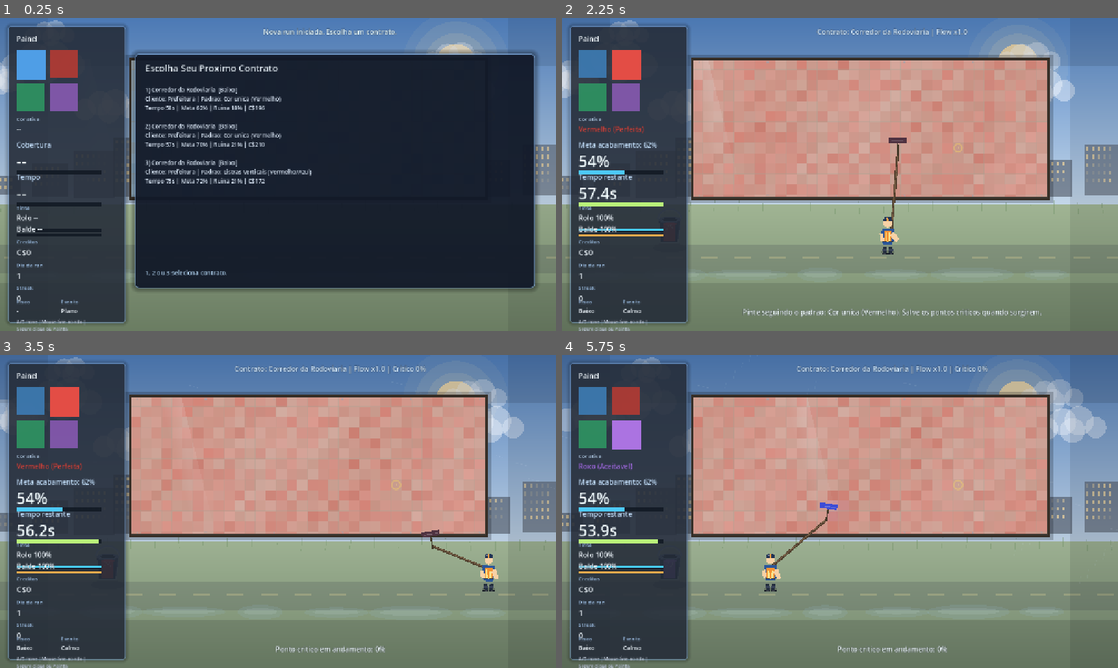
Above: before the commit, frames 1-4 (two rows, left to right).
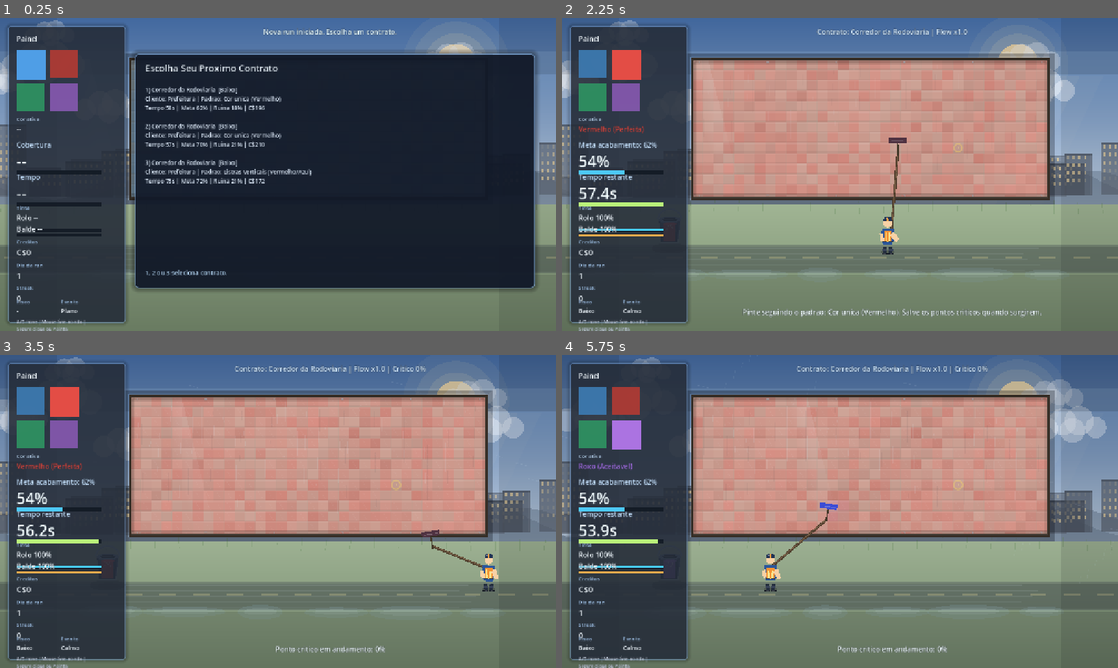
Above: after the commit, the same moments.

Repository: febiscaro/jogo
Game: Godot game, scene res://scenes/main.tscn
Two runs of this game, one before a commit and one after it. Both use one fixed random seed, a clock stepped at 60 frames per second and the inputs below.
Inputs (mouse positions are in pixels of both pictures, inside the frame that each line leads up to):
- Up to frame 1 (0.25 s): no input
- Up to frame 2 (2.25 s): tap Enter at 0.5, 1.35, 2 s; move the mouse to (962, 158) at 0.52 s; hold Right (ui_right) 0.53-1.28 s; tap R at 0.6 s; click (962, 158) at 0.67 s; tap Space at 0.77, 1.25, 1.52 s; move the mouse to (728, 190) at 1.27 s; hold Left (ui_left) 1.28-2.03 s; move the mouse to (895, 105) at 2.02 s; hold Right (ui_right) from 2.03 s (still down); tap 1 at 2.1 s
- Up to frame 3 (3.5 s): keep holding Right (ui_right); move the mouse to (250, 574) at 2.77 s; tap 2 at 2.85 s; click (250, 574) at 2.92 s; tap Space at 3.02 s
- Up to frame 4 (5.75 s): move the mouse to (1006, 558) at 3.52 s; release Right (ui_right) at 3.53 s; hold Left (ui_left) from 3.53 s (still down); tap 3 at 3.6 s; tap Space at 3.77, 4.52 s; move the mouse to (673, 464) at 4.27 s; tap 4 at 4.35 s; move the mouse to (867, 511) at 5.02 s; hold E from 5.03 s (still down); click (867, 511) at 5.17 s

The runs differ from the first frame. In frame 1, 1.8% of the frame differs, in the area x 0-100%, y 0-82%; in frame 2, 11%; in frame 3, 11%; in frame 4, 11%, in the area x 0-100%, y 0-85%.

Commit message:
Polimento visual realista em ambiente, muro e materiais

Diff:
--- a/scripts/bucket.gd
+++ b/scripts/bucket.gd
@@ -48,7 +48,8 @@
 	var w = bucket_size.x
 	var h = bucket_size.y
 
-	_draw_soft_ellipse(Vector2(0.0, h * 0.56), Vector2(w * 0.62, h * 0.16), Color(0.0, 0.0, 0.0, 0.20), 30)
+	_draw_soft_ellipse(Vector2(0.0, h * 0.58), Vector2(w * 0.66, h * 0.18), Color(0.0, 0.0, 0.0, 0.26), 34)
+	_draw_soft_ellipse(Vector2(2.0, h * 0.60), Vector2(w * 0.42, h * 0.10), Color(0.0, 0.0, 0.0, 0.12), 28)
 
 	var body_poly = PackedVector2Array(
 		[
@@ -59,10 +60,47 @@
 		]
 	)
 	draw_polygon(body_poly, PackedColorArray([body_top_color, body_top_color, body_bottom_color, body_bottom_color]))
+	draw_polygon(
+		PackedVector2Array(
+			[
+				Vector2(-w * 0.33, -h * 0.30),
+				Vector2(-w * 0.06, -h * 0.30),
+				Vector2(-w * 0.08, h * 0.36),
+				Vector2(-w * 0.28, h * 0.36),
+			]
+		),
+		PackedColorArray(
+			[
+				Color(1.0, 1.0, 1.0, 0.10),
+				Color(1.0, 1.0, 1.0, 0.18),
+				Color(1.0, 1.0, 1.0, 0.06),
+				Color(1.0, 1.0, 1.0, 0.03),
+			]
+		)
+	)
+	draw_polygon(
+		PackedVector2Array(
+			[
+				Vector2(w * 0.08, -h * 0.26),
+				Vector2(w * 0.30, -h * 0.24),
+				Vector2(w * 0.24, h * 0.38),
+				Vector2(w * 0.04, h * 0.38),
+			]
+		),
+		PackedColorArray(
+			[
+				Color(0.0, 0.0, 0.0, 0.10),
+				Color(0.0, 0.0, 0.0, 0.16),
+				Color(0.0, 0.0, 0.0, 0.08),
+				Color(0.0, 0.0, 0.0, 0.05),
+			]
+		)
+	)
 
 	draw_polyline(body_poly, Color(0.70, 0.78, 0.90, 0.34), 1.8, true)
 	_draw_soft_ellipse(Vector2(0.0, -h * 0.36), Vector2(w * 0.42, h * 0.10), rim_color, 32)
 	_draw_soft_ellipse(Vector2(0.0, -h * 0.36), Vector2(w * 0.30, h * 0.06), Color(0.09, 0.11, 0.15, 0.98), 30)
+	_draw_soft_ellipse(Vector2(-2.0, -h * 0.37), Vector2(w * 0.16, h * 0.026), Color(1.0, 1.0, 1.0, 0.20), 24)
 
 	var fill_height = lerpf(3.0, h * 0.56, _fill_ratio)
 	var fill_top_y = h * 0.34 - fill_height
@@ -79,12 +117,19 @@
 		var by = fill_top_y + h * 0.04 + fmod(seed * 9.0 + _time * 8.0, h * 0.14)
 		var alpha = 0.12 + _fill_ratio * 0.22
 		draw_circle(Vector2(bx, by), 1.6, Color(1.0, 1.0, 1.0, alpha))
+		if i % 2 == 0:
+			draw_circle(Vector2(bx + 1.0, by - 1.0), 0.8, Color(1.0, 1.0, 1.0, alpha * 0.7))
 
 	draw_arc(Vector2(0.0, -h * 0.30), w * 0.46, PI * 1.08, PI * 1.92, 22, handle_color, 2.2, true)
 	draw_arc(Vector2(0.0, -h * 0.30), w * 0.42, PI * 1.10, PI * 1.90, 18, Color(1.0, 1.0, 1.0, 0.22), 1.0, true)
+	draw_arc(Vector2(0.0, -h * 0.30), w * 0.43, PI * 1.10, PI * 1.90, 18, Color(0.0, 0.0, 0.0, 0.14), 0.9, true)
 
 	var pulse = 0.8 + sin(_time * 2.8) * 0.2
 	draw_rect(Rect2(-w * 0.18, -h * 0.06, w * 0.10, h * 0.32), Color(1.0, 1.0, 1.0, 0.06 * pulse))
+	for i in range(4):
+		var sx = -w * 0.22 + float(i) * (w * 0.14)
+		var sy = -h * 0.20 + sin(_time * 0.7 + float(i) * 1.4) * 2.0
+		draw_line(Vector2(sx, sy), Vector2(sx + 4.0, sy + h * 0.42), Color(1.0, 1.0, 1.0, 0.06), 1.0)
 
 
 func _draw_soft_ellipse(center: Vector2, radii: Vector2, color: Color, points: int = 24) -> void:
--- a/scripts/environment.gd
+++ b/scripts/environment.gd
@@ -72,20 +72,25 @@
 
 func _draw() -> void:
 	_draw_sky()
+	_draw_atmospheric_haze()
+	_draw_far_hills()
 	_draw_sun()
 	_draw_city_layers()
 	_draw_clouds()
 	_draw_ground()
 	_draw_ground_details()
+	_draw_road_reflections()
 	_draw_wind_lines()
 	_draw_rain_overlay()
+	_draw_rain_mist()
 	_draw_lightning_flash()
 	_draw_vignette()
 
 
 func _draw_sky() -> void:
-	var top_color = Color(0.33, 0.53, 0.79, 1.0).lerp(Color(0.20, 0.26, 0.35, 1.0), _storm_level)
-	var horizon_color = Color(0.87, 0.92, 0.95, 1.0).lerp(Color(0.39, 0.45, 0.55, 1.0), _storm_level)
+	var top_color = Color(0.29, 0.46, 0.70, 1.0).lerp(Color(0.15, 0.20, 0.29, 1.0), _storm_level)
+	var mid_color = Color(0.54, 0.68, 0.84, 1.0).lerp(Color(0.26, 0.33, 0.44, 1.0), _storm_level)
+	var horizon_color = Color(0.87, 0.91, 0.94, 1.0).lerp(Color(0.37, 0.43, 0.52, 1.0), _storm_level)
 	var sky_poly = PackedVector2Array(
 		[
 			Vector2(0.0, 0.0),
@@ -96,6 +101,26 @@
 	)
 	var sky_colors = PackedColorArray([top_color, top_color, horizon_color, horizon_color])
 	draw_polygon(sky_poly, sky_colors)
+
+	var mid_band = PackedVector2Array(
+		[
+			Vector2(0.0, ground_y * 0.18),
+			Vector2(viewport_size.x, ground_y * 0.18),
+			Vector2(viewport_size.x, ground_y * 0.68),
+			Vector2(0.0, ground_y * 0.68),
+		]
+	)
+	draw_polygon(
+		mid_band,
+		PackedColorArray(
+			[
+				Color(mid_color.r, mid_color.g, mid_color.b, 0.42),
+				Color(mid_color.r, mid_color.g, mid_color.b, 0.42),
+				Color(mid_color.r, mid_color.g, mid_color.b, 0.0),
+				Color(mid_color.r, mid_color.g, mid_color.b, 0.0),
+			]
+		)
+	)
 
 
 func _draw_sun() -> void:
@@ -109,27 +134,62 @@
 		var ring_alpha = maxf(0.0, 0.14 - (0.036 * float(i))) * (1.0 - _storm_level)
 		draw_circle(sun_center, ring, Color(1.0, 0.92, 0.72, ring_alpha))
 
+	if _storm_level < 0.55:
+		for i in range(3):
+			var shaft_w = 88.0 + float(i) * 54.0
+			var shaft_alpha = (0.08 - float(i) * 0.02) * (1.0 - _storm_level)
+			var shaft = PackedVector2Array(
+				[
+					sun_center + Vector2(-shaft_w, 26.0),
+					sun_center + Vector2(shaft_w, 26.0),
+					Vector2(viewport_size.x * 0.72 + float(i) * 54.0, ground_y + 160.0),
+					Vector2(viewport_size.x * 0.50 + float(i) * 34.0, ground_y + 160.0),
+				]
+			)
+			draw_polygon(
+				shaft,
+				PackedColorArray(
+					[
+						Color(1.0, 0.93, 0.78, shaft_alpha),
+						Color(1.0, 0.93, 0.78, shaft_alpha),
+						Color(1.0, 0.93, 0.78, 0.0),
+						Color(1.0, 0.93, 0.78, 0.0),
+					]
+				)
+			)
+
 
 func _draw_city_layers() -> void:
-	for i in range(14):
-		var width = 68.0 + float((i % 4) * 14)
-		var height = 44.0 + float((i * 31) % 110)
-		var x = -20.0 + (float(i) * 94.0)
-		var y = ground_y - 24.0 - height + sin(float(i) * 0.7) * 7.0
-		var tone = 0.29 + float(i % 3) * 0.05
-		var building_color = Color(tone, tone + 0.03, tone + 0.08, 0.58).lerp(Color(0.18, 0.19, 0.24, 0.68), _storm_level)
-		var rect = Rect2(x, y, width, height)
-		draw_rect(rect, building_color)
-
-		var cols = int(width / 16.0)
-		var rows = int(height / 22.0)
-		for cx in range(cols):
-			for cy in range(rows):
-				var pulse = 0.55 + (sin(_time * 1.1 + float(i) * 0.9 + float(cx) * 0.5 + float(cy) * 0.8) * 0.45)
-				var window_alpha = clampf(pulse * (1.0 - _storm_level * 0.8), 0.12, 0.65)
-				var wx = x + 5.0 + float(cx) * 13.0
-				var wy = y + 6.0 + float(cy) * 18.0
-				draw_rect(Rect2(wx, wy, 5.0, 8.0), Color(1.0, 0.88, 0.63, window_alpha))
+	for layer in range(2):
+		var depth = float(layer) / 1.0
+		var base_alpha = 0.46 + depth * 0.18
+		var count = 12 + layer * 4
+		for i in range(count):
+			var index_seed = i + layer * 11
+			var width = 64.0 + float((index_seed % 5) * 16)
+			var height = 42.0 + float((index_seed * 23) % (100 + layer * 30))
+			var spacing = 102.0 - depth * 18.0
+			var x = -40.0 + (float(i) * spacing) + depth * 22.0
+			var y = ground_y - 22.0 - height + sin(float(index_seed) * 0.63) * (5.0 - depth * 2.0)
+			var tone = 0.24 + float(index_seed % 4) * 0.04 + depth * 0.04
+			var building_color = Color(tone, tone + 0.03, tone + 0.08, base_alpha).lerp(Color(0.14, 0.16, 0.21, 0.78), _storm_level)
+			var rect = Rect2(x, y, width, height)
+			draw_rect(rect, building_color)
+
+			var roof_shadow = Rect2(x, y, width, 3.0 + depth * 2.0)
+			draw_rect(roof_shadow, Color(0.05, 0.07, 0.10, 0.22))
+			if width > 12.0:
+				draw_rect(Rect2(x + width - 5.0, y + 4.0, 2.0, height - 7.0), Color(1.0, 1.0, 1.0, 0.05))
+
+			var cols = int(width / 16.0)
+			var rows = int(height / 22.0)
+			for cx in range(cols):
+				for cy in range(rows):
+					var pulse = 0.55 + (sin(_time * 1.1 + float(index_seed) * 0.9 + float(cx) * 0.5 + float(cy) * 0.8) * 0.45)
+					var window_alpha = clampf(pulse * (1.0 - _storm_level * 0.8) * (0.86 - depth * 0.18), 0.07, 0.62)
+					var wx = x + 5.0 + float(cx) * 13.0
+					var wy = y + 6.0 + float(cy) * 18.0
+					draw_rect(Rect2(wx, wy, 5.0, 8.0), Color(1.0, 0.88, 0.63, window_alpha))
 
 
 func _draw_clouds() -> void:
@@ -168,7 +228,8 @@
 	draw_polygon(ground_poly, PackedColorArray([top_grass, top_grass, bottom_grass, bottom_grass]))
 
 	var lane_top = ground_y + 92.0
-	draw_rect(Rect2(0.0, lane_top, viewport_size.x, 66.0), Color(0.31, 0.34, 0.35, 0.27))
+	draw_rect(Rect2(0.0, lane_top, viewport_size.x, 66.0), Color(0.25, 0.28, 0.31, 0.34))
+	draw_rect(Rect2(0.0, lane_top + 3.0, viewport_size.x, 60.0), Color(0.10, 0.12, 0.15, 0.17 + _storm_level * 0.13))
 	for i in range(18):
 		var lane_x = float(i) * 78.0 + fmod(_time * 38.0, 78.0)
 		draw_rect(Rect2(lane_x, lane_top + 28.0, 38.0, 4.0), Color(0.95, 0.88, 0.62, 0.24))
@@ -194,6 +255,11 @@
 		var puddle_h = 12.0 + float((i % 2) * 5)
 		_draw_soft_ellipse(Vector2(px, py), Vector2(puddle_w, puddle_h), Color(0.58, 0.73, 0.83, 0.13 + _storm_level * 0.14), 26)
 		_draw_soft_ellipse(Vector2(px, py - 1.0), Vector2(puddle_w * 0.74, puddle_h * 0.48), Color(0.88, 0.95, 1.0, 0.09 + _storm_level * 0.07), 22)
+		if _storm_level > 0.16:
+			var ripple = 0.5 + sin(_time * (2.2 + float(i) * 0.3)) * 0.5
+			var ripple_w = puddle_w * (0.42 + ripple * 0.24)
+			var ripple_h = puddle_h * (0.28 + ripple * 0.20)
+			_draw_soft_ellipse(Vector2(px, py), Vector2(ripple_w, ripple_h), Color(0.88, 0.95, 1.0, 0.06 + _storm_level * 0.08), 20)
 
 
 func _draw_wind_lines() -> void:
@@ -230,15 +296,102 @@
 			Color(0.85, 0.95, 1.0, 0.06 + _storm_level * 0.17),
 			1.2
 		)
+		if _storm_level > 0.55 and i % 5 == 0:
+			draw_circle(Vector2(x - 3.0, y + len), 1.1 + _storm_level * 0.6, Color(0.86, 0.95, 1.0, 0.11))
 
 
 func _draw_vignette() -> void:
-	var edge = 110.0
-	var alpha = 0.11 + _storm_level * 0.16
+	var edge = 130.0
+	var alpha = 0.12 + _storm_level * 0.18
 	draw_rect(Rect2(0.0, 0.0, viewport_size.x, edge), Color(0.03, 0.04, 0.06, alpha))
 	draw_rect(Rect2(0.0, viewport_size.y - edge, viewport_size.x, edge), Color(0.03, 0.04, 0.06, alpha * 1.1))
 	draw_rect(Rect2(0.0, 0.0, edge, viewport_size.y), Color(0.03, 0.04, 0.06, alpha * 0.8))
 	draw_rect(Rect2(viewport_size.x - edge, 0.0, edge, viewport_size.y), Color(0.03, 0.04, 0.06, alpha * 0.8))
+
+
+func _draw_atmospheric_haze() -> void:
+	var haze_top = ground_y - 180.0
+	var haze_bottom = ground_y + 16.0
+	var haze_color = Color(0.78, 0.86, 0.94, 0.16 + _storm_level * 0.12)
+	var haze_poly = PackedVector2Array(
+		[
+			Vector2(0.0, haze_top),
+			Vector2(viewport_size.x, haze_top),
+			Vector2(viewport_size.x, haze_bottom),
+			Vector2(0.0, haze_bottom),
+		]
+	)
+	draw_polygon(
+		haze_poly,
+		PackedColorArray(
+			[
+				Color(haze_color.r, haze_color.g, haze_color.b, 0.0),
+				Color(haze_color.r, haze_color.g, haze_color.b, 0.0),
+				haze_color,
+				haze_color,
+			]
+		)
+	)
+
+
+func _draw_far_hills() -> void:
+	var layers = [
+		{"base_y": ground_y - 74.0, "height": 44.0, "freq": 0.010, "alpha": 0.24},
+		{"base_y": ground_y - 56.0, "height": 32.0, "freq": 0.014, "alpha": 0.30},
+	]
+	for layer in layers:
+		var points = PackedVector2Array()
+		points.append(Vector2(0.0, ground_y + 16.0))
+		for x in range(0, int(viewport_size.x) + 20, 20):
+			var fx = float(x)
+			var y = float(layer["base_y"])
+			y += sin((fx * float(layer["freq"])) + _time * 0.18) * float(layer["height"])
+			y += sin((fx * float(layer["freq"]) * 0.43) + _time * 0.09 + 1.2) * (float(layer["height"]) * 0.46)
+			points.append(Vector2(fx, y))
+		points.append(Vector2(viewport_size.x, ground_y + 16.0))
+		var alpha = float(layer["alpha"]) + _storm_level * 0.12
+		var color = Color(0.24, 0.31, 0.39, alpha)
+		var colors = PackedColorArray()
+		for _i in range(points.size()):
+			colors.append(color)
+		draw_polygon(points, colors)
+
+
+func _draw_road_reflections() -> void:
+	var lane_top = ground_y + 92.0
+	var lane_rect = Rect2(0.0, lane_top, viewport_size.x, 66.0)
+	var gloss_alpha = 0.08 + _storm_level * 0.18
+	for i in range(5):
+		var t = float(i) / 4.0
+		var y = lane_rect.position.y + 6.0 + t * (lane_rect.size.y - 14.0)
+		var wave = sin(_time * 0.9 + t * 8.0) * 22.0
+		var shine_rect = Rect2(80.0 + wave, y, viewport_size.x * 0.78, 2.0)
+		draw_rect(shine_rect, Color(0.88, 0.95, 1.0, gloss_alpha * (1.0 - t * 0.55)))
+
+
+func _draw_rain_mist() -> void:
+	if _storm_level < 0.16:
+		return
+	var mist = PackedVector2Array(
+		[
+			Vector2(0.0, ground_y - 30.0),
+			Vector2(viewport_size.x, ground_y - 30.0),
+			Vector2(viewport_size.x, ground_y + 210.0),
+			Vector2(0.0, ground_y + 210.0),
+		]
+	)
+	var alpha = 0.03 + _storm_level * 0.11
+	draw_polygon(
+		mist,
+		PackedColorArray(
+			[
+				Color(0.82, 0.90, 0.96, 0.0),
+				Color(0.82, 0.90, 0.96, 0.0),
+				Color(0.82, 0.90, 0.96, alpha),
+				Color(0.82, 0.90, 0.96, alpha),
+			]
+		)
+	)
 
 
 func _draw_lightning_flash() -> void:
--- a/scripts/wall.gd
+++ b/scripts/wall.gd
@@ -14,6 +14,10 @@
 @export var drip_spread: float = 0.58
 @export var drip_loss_rate: float = 0.06
 @export var guide_alpha: float = 0.20
+@export var texture_strength: float = 0.34
+@export var wet_specular_strength: float = 0.28
+@export var grime_strength: float = 0.22
+@export var frame_wear: float = 0.30
 
 var _columns: int = 0
 var _rows: int = 0
@@ -302,8 +306,14 @@
 			var cell_paint = _cell_paint_color[index]
 			var tint = base_color.lerp(cell_paint, coverage)
 			var noise = _get_cell_noise(col, row)
-			tint = tint.lightened(noise * 0.22)
-			tint = tint.darkened((1.0 - coverage) * 0.08)
+			var texture_mod = 1.0 + noise * texture_strength * 0.16
+			tint = Color(
+				clampf(tint.r * texture_mod, 0.0, 1.0),
+				clampf(tint.g * texture_mod, 0.0, 1.0),
+				clampf(tint.b * texture_mod, 0.0, 1.0),
+				1.0
+			)
+			tint = tint.darkened((1.0 - coverage) * 0.10 + absf(noise) * 0.04)
 
 			var cell_pos = Vector2(float(col) * cell_size, float(row) * cell_size)
 			var cell_w = minf(cell_size, wall_size.x - cell_pos.x)
@@ -313,19 +323,51 @@
 
 			var cell_rect = Rect2(cell_pos, Vector2(cell_w, cell_h))
 			draw_rect(cell_rect, tint)
+			var top_band_h = maxf(1.0, cell_h * 0.14)
+			var bottom_band_h = maxf(1.0, cell_h * 0.16)
+			draw_rect(
+				Rect2(cell_rect.position, Vector2(cell_w, top_band_h)),
+				Color(1.0, 1.0, 1.0, 0.04 + coverage * 0.04 + maxf(0.0, noise) * 0.05)
+			)
+			draw_rect(
+				Rect2(cell_rect.position + Vector2(0.0, cell_h - bottom_band_h), Vector2(cell_w, bottom_band_h)),
+				Color(0.0, 0.0, 0.0, 0.03 + (1.0 - coverage) * 0.06)
+			)
 			if cell_w > 2.0 and cell_h > 2.0:
-				draw_rect(cell_rect, mortar_color, false, 1.0)
+				draw_rect(
+					cell_rect,
+					Color(mortar_color.r, mortar_color.g, mortar_color.b, mortar_color.a * (0.46 + (1.0 - coverage) * 0.45)),
+					false,
+					1.0
+				)
+
+			if coverage > 0.58 and (_drip_intensity > 0.14 or _damage_heat > 0.12):
+				var glint = 0.04 + (_drip_intensity * wet_specular_strength * 0.10) + maxf(0.0, noise) * 0.03
+				draw_line(
+					cell_rect.position + Vector2(cell_w * 0.28, cell_h * 0.18),
+					cell_rect.position + Vector2(cell_w * 0.72, cell_h * 0.88),
+					Color(0.96, 0.98, 1.0, glint),
+					1.0
+				)
 
 			if coverage < 0.28 and (col + row) % 2 == 0:
 				_draw_cell_cracks(cell_rect, coverage)
 			if coverage < 0.44 and (col * 7 + row * 5) % 9 == 0:
 				var streak_top = cell_rect.position + Vector2(cell_rect.size.x * 0.5, cell_rect.size.y * 0.35)
 				var streak_len = 6.0 + (1.0 - coverage) * 14.0
-				draw_line(streak_top, streak_top + Vector2(0.0, streak_len), Color(grime_color.r, grime_color.g, grime_color.b, 0.28), 1.0)
-
+				draw_line(
+					streak_top,
+					streak_top + Vector2(0.0, streak_len),
+					Color(grime_color.r, grime_color.g, grime_color.b, 0.18 + grime_strength * 0.24),
+					1.0
+				)
+
+	_draw_surface_grime_overlay()
+	_draw_wet_streaks()
 	_draw_pattern_guides()
 	_draw_weakest_marker()
 	_draw_shine()
+	_draw_frame_ambient_occlusion()
 	_draw_frame_details()
 
 
@@ -521,8 +563,8 @@
 
 
 func _draw_wall_base() -> void:
-	var top = base_color.lightened(0.12)
-	var bottom = base_color.darkened(0.14)
+	var top = base_color.lightened(0.10)
+	var bottom = base_color.darkened(0.18)
 	var poly = PackedVector2Array(
 		[
 			Vector2.ZERO,
@@ -533,11 +575,24 @@
 	)
 	draw_polygon(poly, PackedColorArray([top, top, bottom, bottom]))
 
+	var stain_bands = 8
+	for i in range(stain_bands):
+		var t = float(i) / float(maxi(1, stain_bands - 1))
+		var y = lerpf(10.0, wall_size.y - 10.0, t)
+		var wobble = sin(_anim_time * 0.2 + t * 13.0) * 8.0
+		var alpha = 0.018 + absf(sin(t * 8.0)) * 0.028
+		draw_line(
+			Vector2(12.0 + wobble, y),
+			Vector2(wall_size.x - 12.0 + wobble * 0.5, y + sin(t * 9.0) * 2.0),
+			Color(0.07, 0.08, 0.10, alpha),
+			1.0
+		)
+
 
 func _draw_shine() -> void:
-	var wetness = clampf(_avg_coverage, 0.0, 1.0)
+	var wetness = clampf(_avg_coverage + _drip_intensity * 0.16, 0.0, 1.0)
 	var band_x = fmod(_anim_time * 65.0, wall_size.x + 240.0) - 120.0
-	var shine_alpha = 0.06 + wetness * 0.14
+	var shine_alpha = 0.04 + wetness * 0.11 + _drip_intensity * wet_specular_strength * 0.10
 	var p1 = Vector2(band_x - 40.0, 0.0)
 	var p2 = Vector2(band_x + 10.0, 0.0)
 	var p3 = Vector2(band_x + 90.0, wall_size.y)
@@ -555,6 +610,49 @@
 	)
 
 
+func _draw_surface_grime_overlay() -> void:
+	var amount = int(8 + wall_size.x / 120.0)
+	for i in range(amount):
+		var t = float(i) / float(maxi(1, amount - 1))
+		var x = lerpf(18.0, wall_size.x - 18.0, t) + sin(t * 17.0 + _anim_time * 0.24) * 9.0
+		var top = 14.0 + absf(sin(t * 6.7)) * 22.0
+		var length = wall_size.y * (0.24 + absf(cos(t * 4.2)) * 0.46)
+		var alpha = 0.024 + grime_strength * 0.065 + _damage_heat * 0.018
+		draw_line(
+			Vector2(x, top),
+			Vector2(x + sin(_anim_time * 0.6 + t * 9.0) * 6.0, top + length),
+			Color(grime_color.r, grime_color.g, grime_color.b, alpha),
+			1.1
+		)
+
+
+func _draw_wet_streaks() -> void:
+	if _drip_intensity <= 0.06 and _damage_heat <= 0.04:
+		return
+	var wet = clampf(_drip_intensity * 0.62 + _damage_heat * 0.28, 0.0, 1.0)
+	var amount = int(12 + wet * 36.0)
+	for i in range(amount):
+		var seed = float(i) * 0.79
+		var x = 10.0 + fmod(seed * 61.0 + _anim_time * 11.0, wall_size.x - 20.0)
+		var y = fmod(seed * 31.0 + _anim_time * 29.0, wall_size.y * 0.34)
+		var len = 16.0 + fmod(seed * 47.0, wall_size.y * 0.58)
+		var alpha = 0.05 + wet * 0.14
+		draw_line(
+			Vector2(x, y),
+			Vector2(x + sin(seed + _anim_time * 1.2) * 6.0, minf(wall_size.y - 8.0, y + len)),
+			Color(0.86, 0.93, 0.98, alpha),
+			1.0 + wet * 0.4
+		)
+
+
+func _draw_frame_ambient_occlusion() -> void:
+	var shadow_alpha = 0.12 + _drip_intensity * 0.06
+	draw_rect(Rect2(0.0, 0.0, wall_size.x, 12.0), Color(0.0, 0.0, 0.0, shadow_alpha))
+	draw_rect(Rect2(0.0, wall_size.y - 12.0, wall_size.x, 12.0), Color(0.0, 0.0, 0.0, shadow_alpha * 1.15))
+	draw_rect(Rect2(0.0, 0.0, 10.0, wall_size.y), Color(0.0, 0.0, 0.0, shadow_alpha * 0.7))
+	draw_rect(Rect2(wall_size.x - 10.0, 0.0, 10.0, wall_size.y), Color(0.0, 0.0, 0.0, shadow_alpha * 0.7))
+
+
 func _draw_cell_cracks(cell_rect: Rect2, coverage: float) -> void:
 	var crack_alpha = clampf((0.34 - coverage) * 1.8, 0.06, 0.42)
 	var crack_color = Color(0.16, 0.16, 0.18, crack_alpha)
@@ -565,15 +663,21 @@
 
 
 func _draw_frame_details() -> void:
-	draw_rect(Rect2(Vector2(-8.0, -8.0), wall_size + Vector2(16.0, 16.0)), Color(0.02, 0.03, 0.06, 0.22), false, 8.0)
+	draw_rect(Rect2(Vector2(-9.0, -9.0), wall_size + Vector2(18.0, 18.0)), Color(0.02, 0.03, 0.06, 0.28), false, 9.0)
 	draw_rect(Rect2(Vector2.ZERO, wall_size), frame_color, false, 6.0)
-	draw_rect(Rect2(Vector2(3.0, 3.0), wall_size - Vector2(6.0, 6.0)), Color(0.93, 0.95, 1.0, 0.07), false, 2.0)
+	draw_rect(Rect2(Vector2(2.0, 2.0), wall_size - Vector2(4.0, 4.0)), Color(1.0, 1.0, 1.0, 0.08), false, 1.6)
+	draw_rect(Rect2(Vector2(6.0, 6.0), wall_size - Vector2(12.0, 12.0)), Color(0.0, 0.0, 0.0, 0.16), false, 1.4)
 
 	for i in range(6):
 		var t = float(i) / 5.0
 		var x = lerpf(16.0, wall_size.x - 16.0, t)
-		draw_circle(Vector2(x, 7.0), 2.2, Color(0.62, 0.64, 0.68, 0.65))
-		draw_circle(Vector2(x, wall_size.y - 7.0), 2.2, Color(0.62, 0.64, 0.68, 0.65))
+		var bolt_top = Vector2(x, 7.0)
+		var bolt_bottom = Vector2(x, wall_size.y - 7.0)
+		var rust_alpha = frame_wear * (0.12 + absf(sin(_anim_time * 0.4 + t * 4.0)) * 0.08)
+		draw_circle(bolt_top, 2.2, Color(0.62, 0.64, 0.68, 0.68))
+		draw_circle(bolt_bottom, 2.2, Color(0.62, 0.64, 0.68, 0.68))
+		draw_circle(bolt_top + Vector2(0.0, 1.5), 3.2, Color(0.42, 0.24, 0.16, rust_alpha))
+		draw_circle(bolt_bottom + Vector2(0.0, 1.5), 3.2, Color(0.42, 0.24, 0.16, rust_alpha))
 
 
 func _get_cell_noise(col: int, row: int) -> float:
